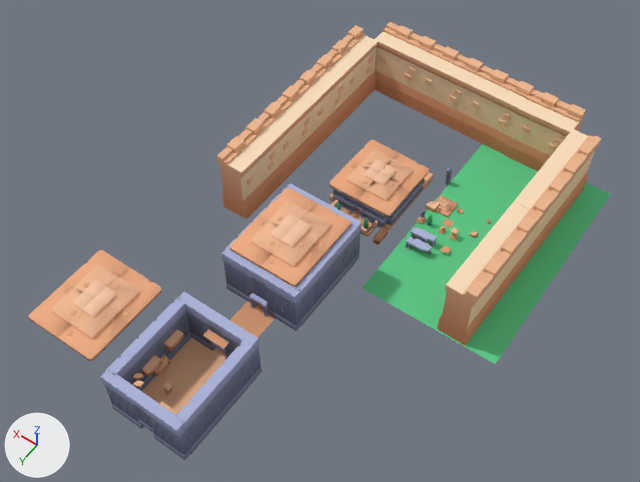
Before and after pictures for a commit that changed the Blender file data/untitled.blend.
Both versions are drawn from a 50 mm camera at (-290.0, 495.0, 657.0) aimed at (-7.0, 100.0, 36.0). Arrows for +X, +Y and +Z are at lower left; the lights stay in place.

The first picture shows 'block.001', 'ground.001', 'stairs-corner.002', 'stairs-corner.012', 'wall-narrow', 'wall-narrow.001', 'wall-narrow.004', 'wall-narrow.005', 'wall-narrow.006', 'wall-narrow.007', 'wall-narrow.011', 'wall.015'.
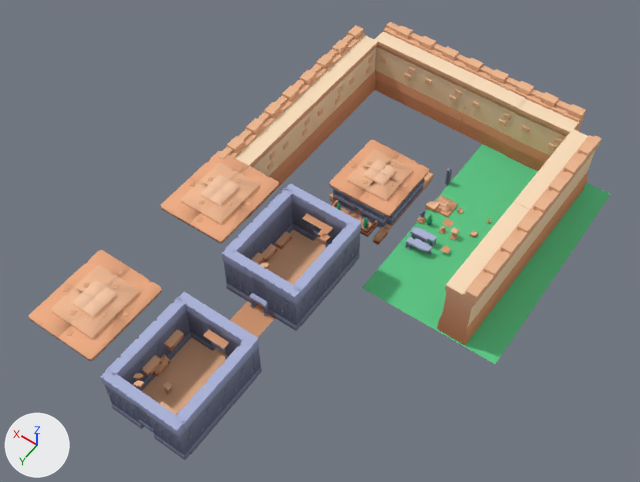
Patch to the scene script:
```diff
--- a/data/untitled.blend.py
+++ b/data/untitled.blend.py
@@ ob_stairs_corner_012 @@
 ob_stairs_corner_012 = bpy.data.objects.new('stairs-corner.012', me_stairs_corner)
-ob_stairs_corner_012.location = (18.4, 150.3, 67.6)
+ob_stairs_corner_012.location = (95.4, 150.3, 67.6)
 ob_stairs_corner_012.rotation_euler = (1.571, 0.0, 1.571)  # degrees (90, 0, 90)
```

Pixel boxes [x1, y1, x2, y2] of what changed, in the pictures (640 x 482 px):
'stairs-corner.012', moved: before [230, 188, 351, 287]; after [161, 151, 279, 243]
'wall.004', unchanged, uncovered by the edit: before [226, 188, 286, 252]; after [226, 188, 293, 260]
'block.004', unchanged, uncovered by the edit: after [260, 230, 326, 284]
